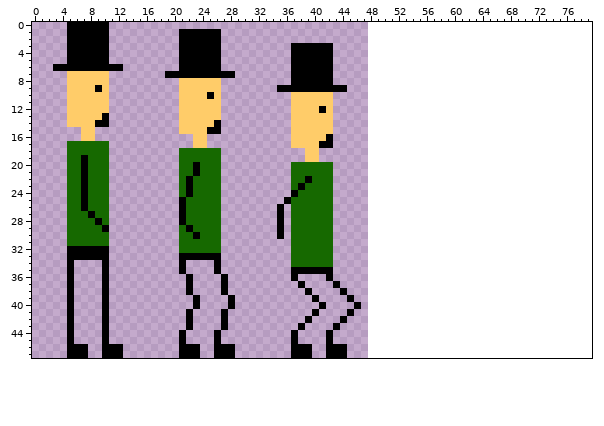
Sprite sheet: Assets/Sprites/animations/man_spritesheet.png. The picture above was drawn from the file before the commit.
The file is 48x48 pixels. The old version is drawn lined up with the new one, on the new canvas.
The result:
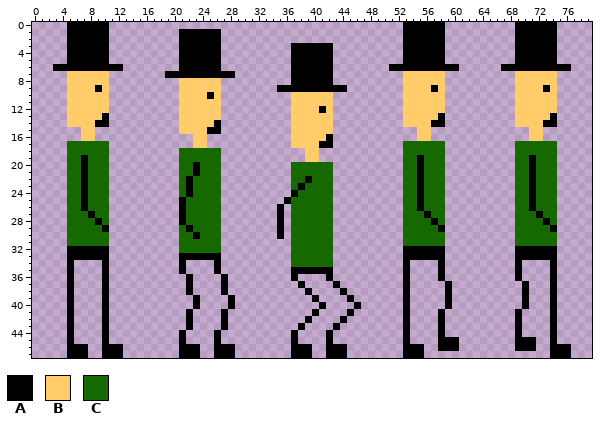
Palette (. is transparent): A #000000  B #ffcc69  C #166900
Changes in this commit:
canvas 48x48 -> 80x48
@@ x 49..78 @@
- 0 ..............................
- 1 ..............................
- 2 ..............................
- 3 ..............................
- 4 ..............................
- 5 ..............................
- 6 ..............................
- 7 ..............................
- 8 ..............................
- 9 ..............................
-10 ..............................
-11 ..............................
-12 ..............................
-13 ..............................
-14 ..............................
-15 ..............................
-16 ..............................
-17 ..............................
-18 ..............................
-19 ..............................
-20 ..............................
-21 ..............................
-22 ..............................
-23 ..............................
-24 ..............................
-25 ..............................
-26 ..............................
-27 ..............................
-28 ..............................
-29 ..............................
-30 ..............................
-31 ..............................
-32 ..............................
-33 ..............................
-34 ..............................
-35 ..............................
-36 ..............................
-37 ..............................
-38 ..............................
-39 ..............................
-40 ..............................
-41 ..............................
-42 ..............................
-43 ..............................
-44 ..............................
-45 ..............................
-46 ..............................
-47 ..............................
+ 0 ....AAAAAA..........AAAAAA....
+ 1 ....AAAAAA..........AAAAAA....
+ 2 ....AAAAAA..........AAAAAA....
+ 3 ....AAAAAA..........AAAAAA....
+ 4 ....AAAAAA..........AAAAAA....
+ 5 ....AAAAAA..........AAAAAA....
+ 6 ..AAAAAAAAAA......AAAAAAAAAA..
+ 7 ....BBBBBB..........BBBBBB....
+ 8 ....BBBBBB..........BBBBBB....
+ 9 ....BBBBAB..........BBBBAB....
+10 ....BBBBBB..........BBBBBB....
+11 ....BBBBBB..........BBBBBB....
+12 ....BBBBBB..........BBBBBB....
+13 ....BBBBBA..........BBBBBA....
+14 ....BBBBAA..........BBBBAA....
+15 ......BB..............BB......
+16 ......BB..............BB......
+17 ....CCCCCC..........CCCCCC....
+18 ....CCCCCC..........CCCCCC....
+19 ....CCACCC..........CCACCC....
+20 ....CCACCC..........CCACCC....
+21 ....CCACCC..........CCACCC....
+22 ....CCACCC..........CCACCC....
+23 ....CCACCC..........CCACCC....
+24 ....CCACCC..........CCACCC....
+25 ....CCACCC..........CCACCC....
+26 ....CCACCC..........CCACCC....
+27 ....CCCACC..........CCCACC....
+28 ....CCCCAC..........CCCCAC....
+29 ....CCCCCA..........CCCCCA....
+30 ....CCCCCC..........CCCCCC....
+31 ....CCCCCC..........CCCCCC....
+32 ....AAAAAA..........AAAAAA....
+33 ....AAAAAA..........AAAAAA....
+34 ....A....A..........A....A....
+35 ....A....A..........A....A....
+36 ....A....A..........A....A....
+37 ....A.....A..........A...A....
+38 ....A.....A..........A...A....
+39 ....A.....A..........A...A....
+40 ....A.....A..........A...A....
+41 ....A....A..........A....A....
+42 ....A....A..........A....A....
+43 ....A....A..........A....A....
+44 ....A....A..........A....A....
+45 ....A....AAA........AAA..A....
+46 ....AAA..AAA........AAA..AAA..
+47 ....AAA..................AAA..
Boxes around the changes in both pictures, in picture pixels (x1, y1, x2, y2):
added: (389, 22, 459, 358)
added: (501, 22, 571, 358)
